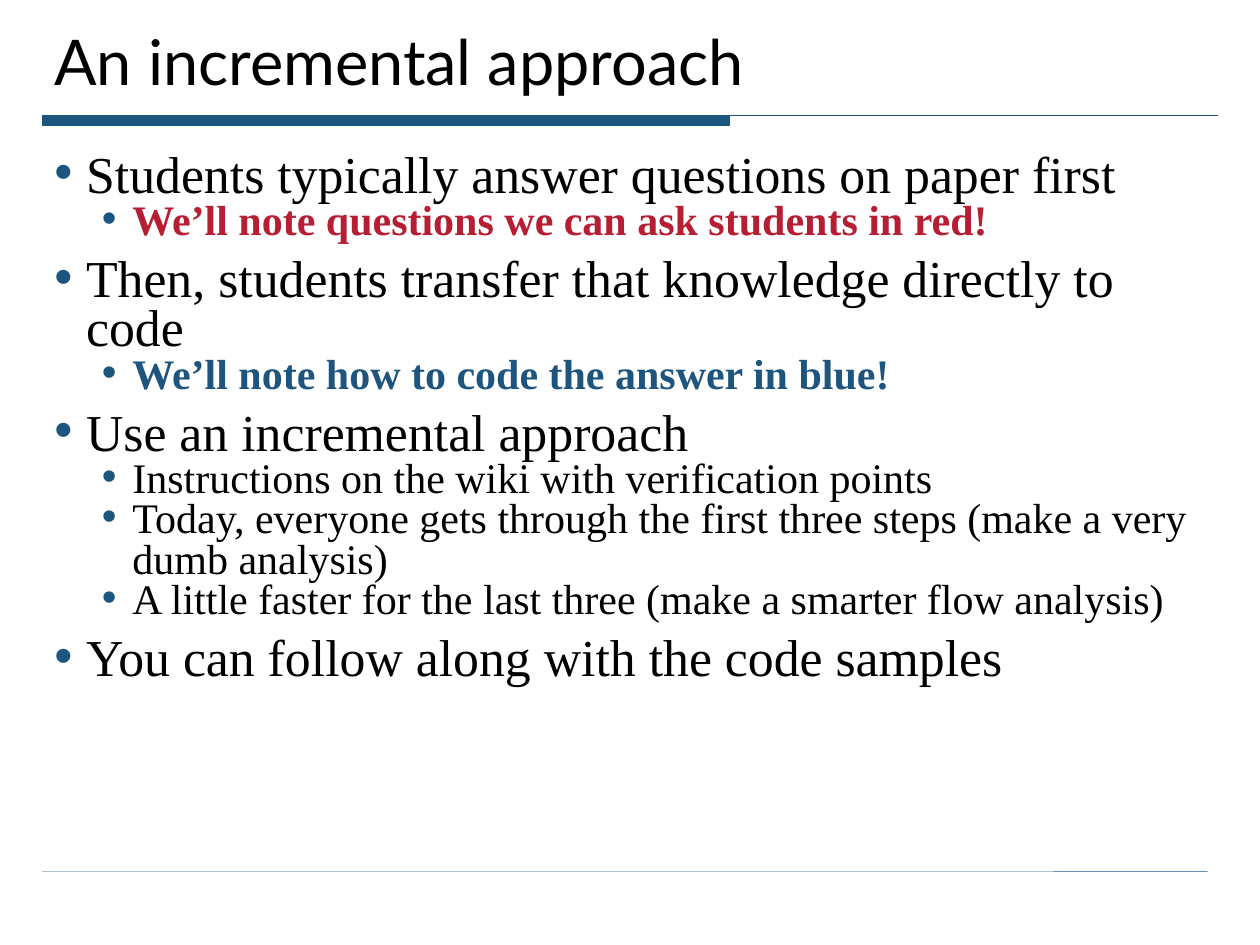
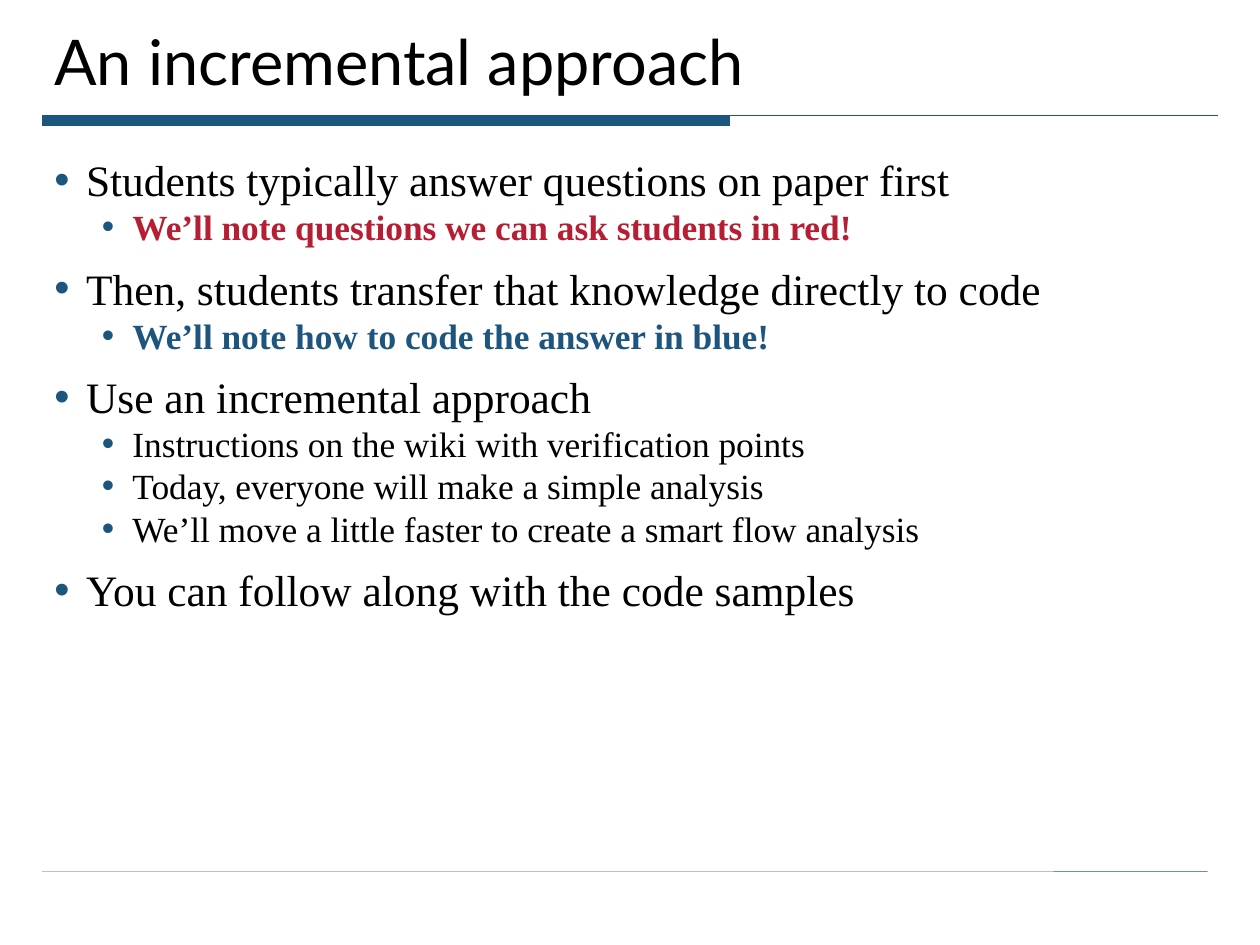
Before and after one commit to ciera/crystalsaf, a slide deck: slide 7 of TutorialExamples/CrystalTutorial.ppt. Drawn at 1260x945 pixels with LibreOffice and Linux fonts; fonts in the diff are those of the drawing. Boxes give left, top, right and bottom in pixels: in the first picture for what was removed or moved away, otherwise in the second. Text is boxed around its words. In the diff, an @@ line names an element or a change of style, - is before the commit and + after.

```diff
--- a/TutorialExamples/CrystalTutorial.ppt
+++ b/TutorialExamples/CrystalTutorial.ppt
@@ text at box(86, 165, 1041, 615): size 29.6 to 24.8 pt in "Students typically answer questions on paper first", "Then, students transfer that knowledge directly to ...", "Use an incremental approach", "You can follow along with the code ..."; size 24.1 to 20.1 pt in "We’ll note questions we can ask students ...", "We’ll note how to code the answer ...", "Instructions on the wiki with verification points"; line spacing 0.8 to 1 @@
@@ text at box(132, 474, 920, 549): text changed; size 24.1 to 20.1 pt @@
-  • Today, everyone gets through the first three steps (make a very dumb analysis)
-  • A little faster for the last three (make a smarter flow analysis)
+  • Today, everyone will make a simple analysis
+  • We’ll move a little faster to create a smart flow analysis
```
Also in this commit, not shown: 25 other slides changed, 6 slides added, 1 slide removed.
